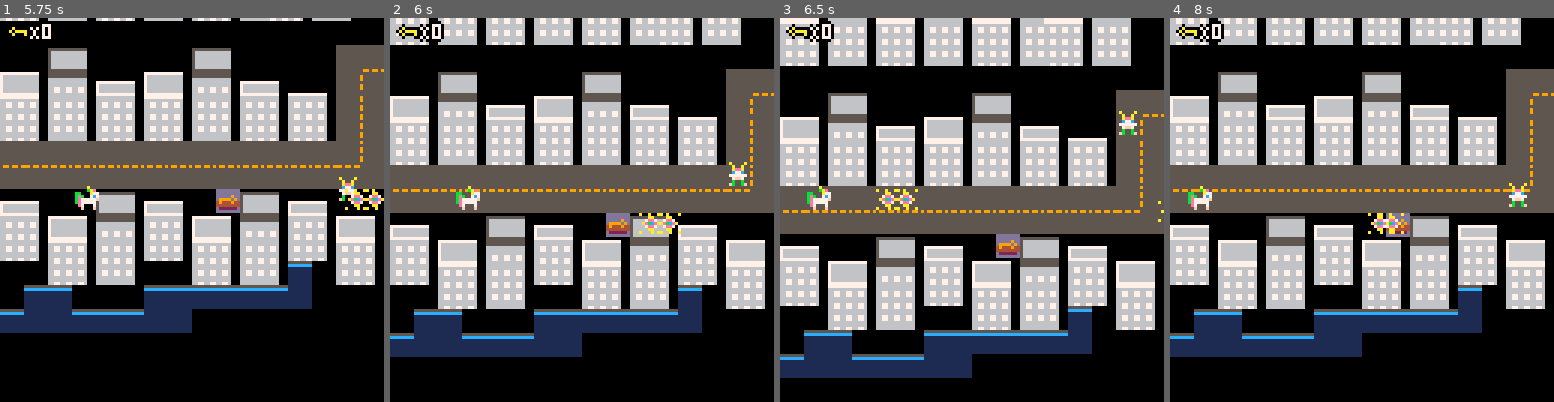
Above: before the commit, frames 1-4 (left to right).
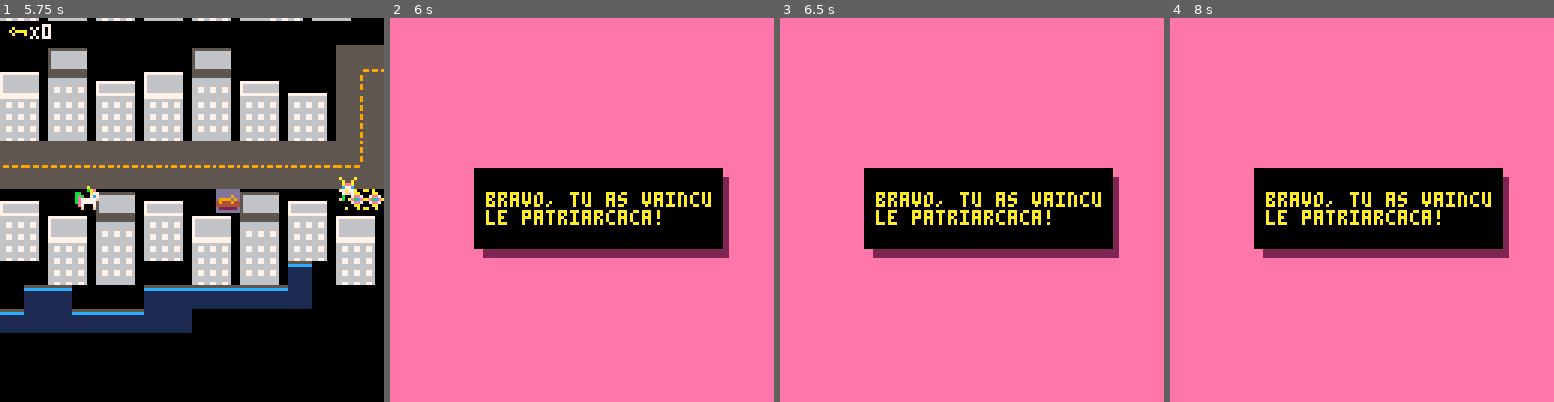
Above: after the commit, the same moments.

Repository: Zineb-Ada/pico8Lua
Game: PICO-8 cartridge src/licornemap.p8
Two runs of this game, one before a commit and one after it. Both use one fixed random seed, a clock stepped at 60 frames per second and the inputs below.
Inputs:
- Up to frame 1 (5.75 s): tap O (Z key) at 0.33, 0.7, 1.43, 2.22, 3.1, 3.98, 4.87 s; tap X (X key) at 1.07, 2.07, 2.4, 2.73, 3.07, 3.4, 3.73, 4.07, 4.4, 4.73, 5.07, 5.4, 5.73 s; hold Left 1.97-2.37 s; hold Down 2.42-2.82 s; hold Right 2.87-3.53 s; hold Up 3.58-4.08 s; hold Right 4.13-4.53 s; hold Down 4.58-5.08 s; hold Left from 5.13 s (still down)
- Up to frame 2 (6 s): tap O (Z key) at 5.75 s; release Left at 5.8 s; hold Up from 5.85 s (still down)
- Up to frame 3 (6.5 s): tap X (X key) at 6.07, 6.4 s; release Up at 6.18 s; hold Left from 6.23 s (still down)
- Up to frame 4 (8 s): release Left at 6.63 s; tap O (Z key) at 6.63, 7.52 s; hold Down 6.68-7.08 s; tap X (X key) every 0.33 s from 6.73 to 7.73 s; hold Right 7.13-7.8 s; hold Up from 7.85 s (still down)

Frame 1 is identical in both runs. In frame 2, 98% of the frame differs, in the area x 0-100%, y 0-100%; in frame 3, 98%; in frame 4, 98%.

Commit message:
Update licornemap.p8
Version finale

Diff:
--- a/src/licornemap.p8
+++ b/src/licornemap.p8
@@ -416,7 +416,7 @@
 -- winner page
 end_game=false
 function score_text()
-    if ez.score == 10 then
+    if ez.score >=1 then
     end_game=true
     end
 end
